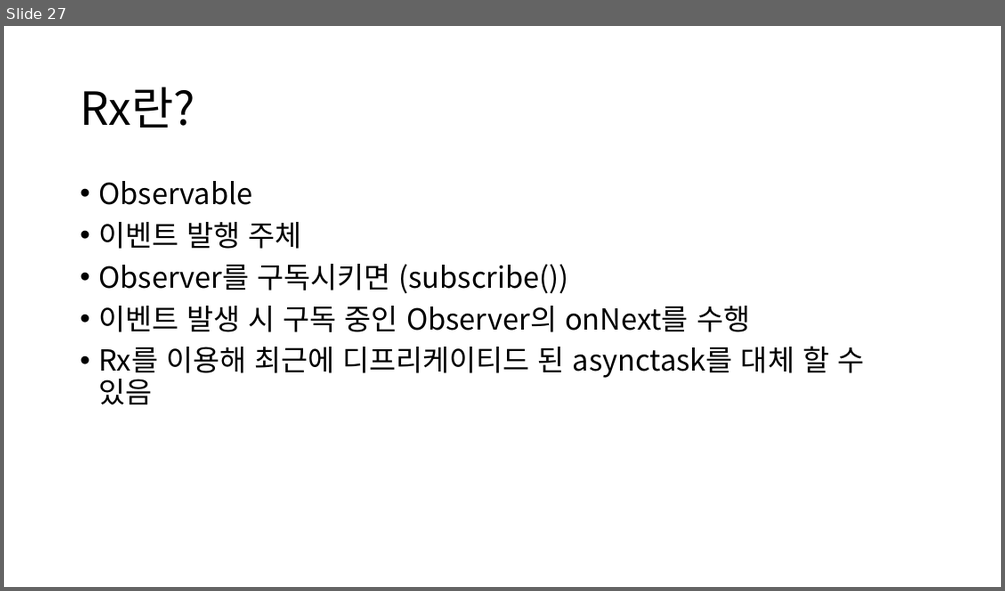
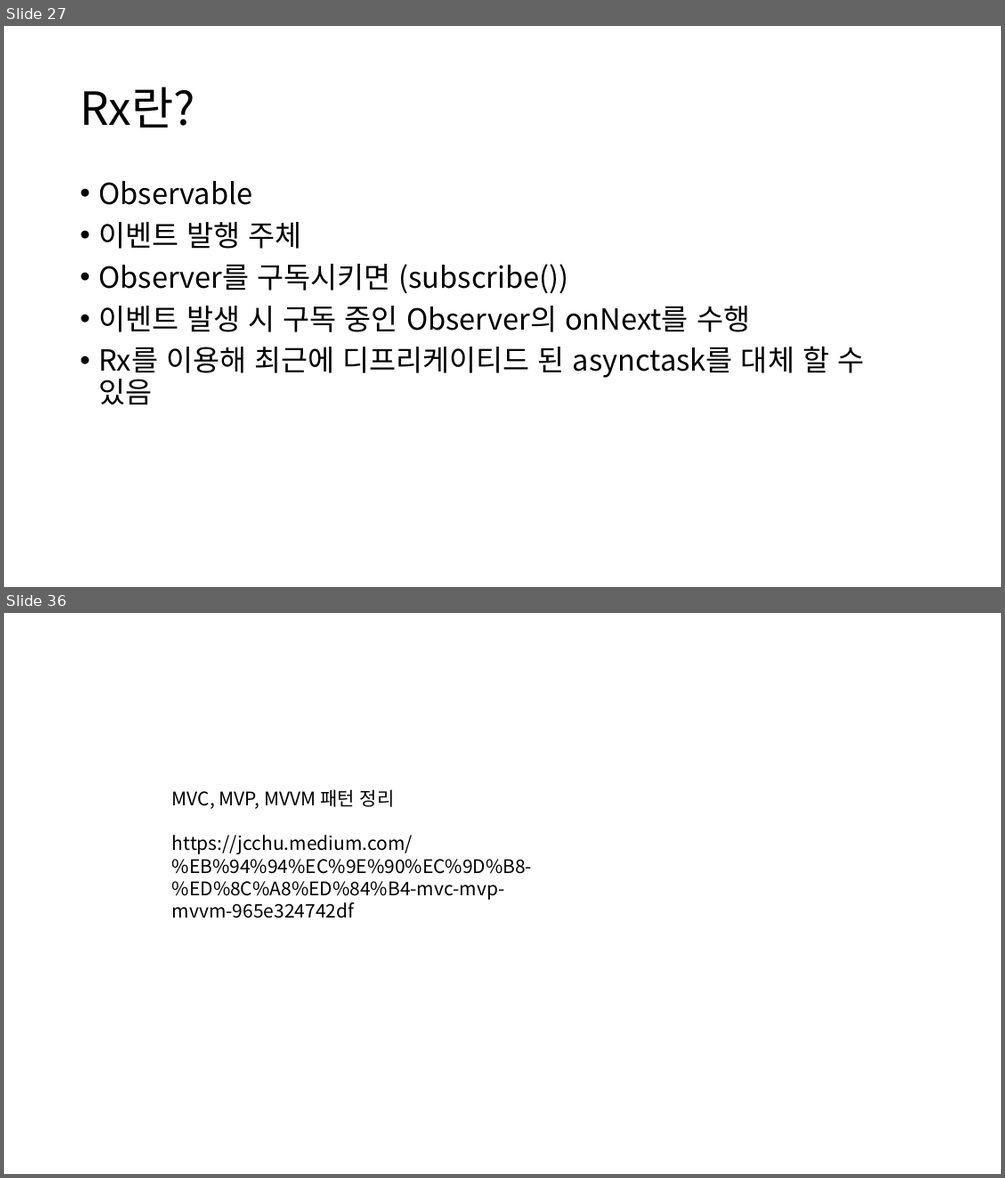
Before and after one commit to satelite54/BUSAN_IT_ACADEMY, a slide deck: 학습자료/학습 정리.pptx. Shown one above the other, each under a label of ours: slide 27 before the commit, slides 27 and 36 after it; the slides between them are not shown. The pictures are 1005x591 and 1005x1178 pixels, drawn with LibreOffice and Linux fonts; fonts in the diff are those of the drawing. Boxes give left, top, right and bottom in pixels: in the first picture for what was removed or moved away, otherwise in the second. Text is boxed around its words. In the diff, an @@ line names an element or a change of style, - is before the commit and + after.

Commit message:
[java, JSP, Android]  - 안드로이드 MVC, MVP, MVVM 패턴 학습자료 업데이트  - 안드로이드 MVVM 예제 어플리케이션 프로젝트 생성  - JSP 소스코드 추가 업로드

```diff
--- a/학습자료/학습 정리.pptx
+++ b/학습자료/학습 정리.pptx
@@ slide 36 added at box(4, 613, 1001, 1174), background #FFFFFF @@
@@ text added at box(172, 789, 532, 918), 18 pt, text #000000 @@
+MVC, MVP, MVVM 패턴 정리
+https://jcchu.medium.com/%EB%94%94%EC%9E%90%EC%9D%B8-%ED%8C%A8%ED%84%B4-mvc-mvp-mvvm-965e324742df
```
Also in this commit, not shown: 7 other slides added, 40 other files.
